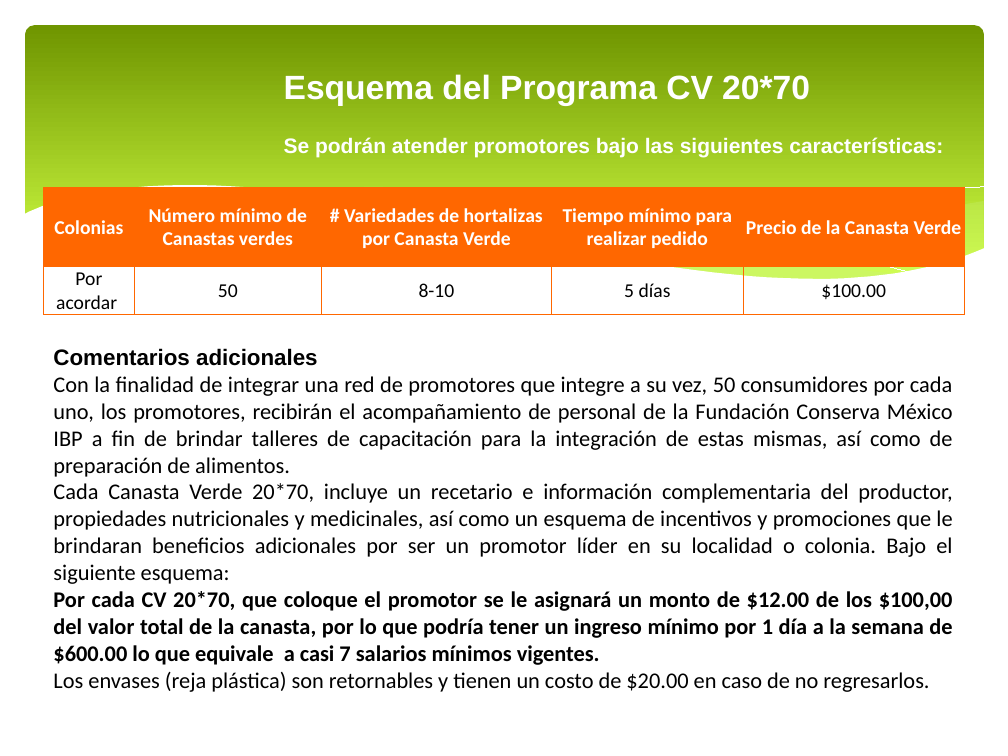
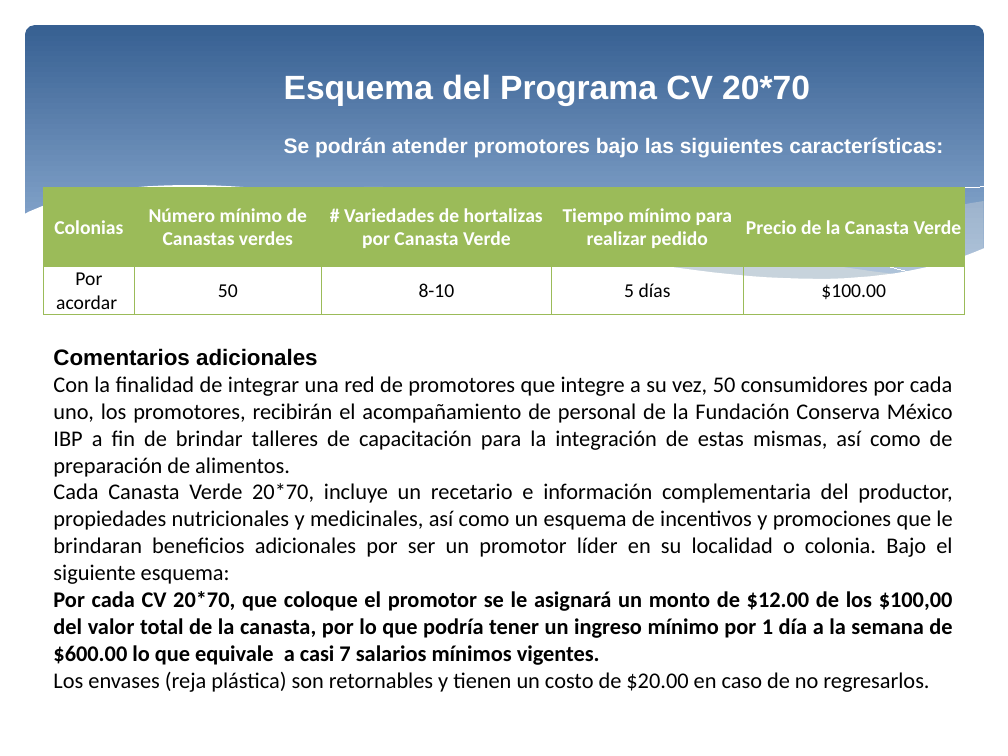
Before and after one commit to FCMx/canastas-verdes, a slide deck: slide 5 of canastas verdes/CUADERNILLO SAGARPA.pptx. Drawn at 1008x756 pixels with LibreOffice and Linux fonts; fonts in the diff are those of the drawing; background and template pictures are left out. Boxes give left, top, right and bottom in pixels: in the first picture for what was removed or moved away, otherwise in the second. Text is boxed around its words. In the diff, an @@ line names an element or a change of style, - is before the commit and + after.

Commit message:
color
cambie el color de a presentacion

```diff
--- a/canastas verdes/CUADERNILLO SAGARPA.pptx
+++ b/canastas verdes/CUADERNILLO SAGARPA.pptx
@@ rounded rectangle at (25, 25, 984, 297): fill gradient #6F9400 to #D0FF44 to gradient #376092 to #95B3D7 @@
@@ table at (43, 187, 964, 319) @@
@@ borders changed @@
@@ freeform shape at (288, 186, 899, 280): fill #CAF278 at 40% opacity to #EEECE1 at 40% opacity @@
@@ freeform shape at (666, 202, 984, 280): fill #CAF278 at 29% opacity to #EEECE1 at 29% opacity @@
```
Also in this commit, not shown: 5 other slides changed, 1 slide added, 1 slide removed.
